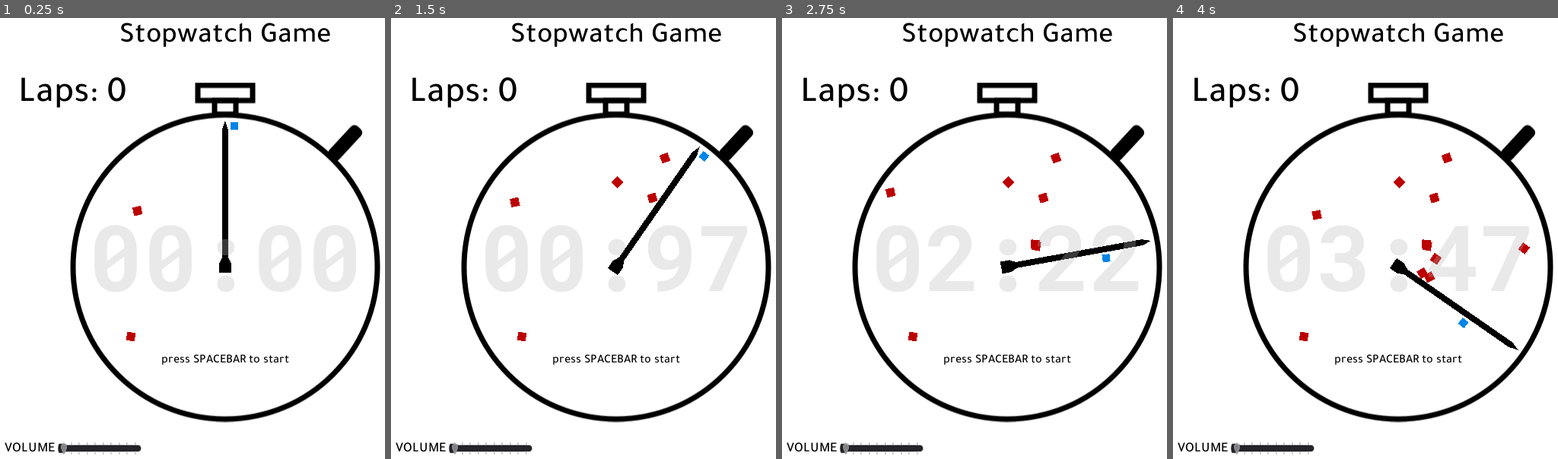
Above: before the commit, frames 1-4 (left to right).
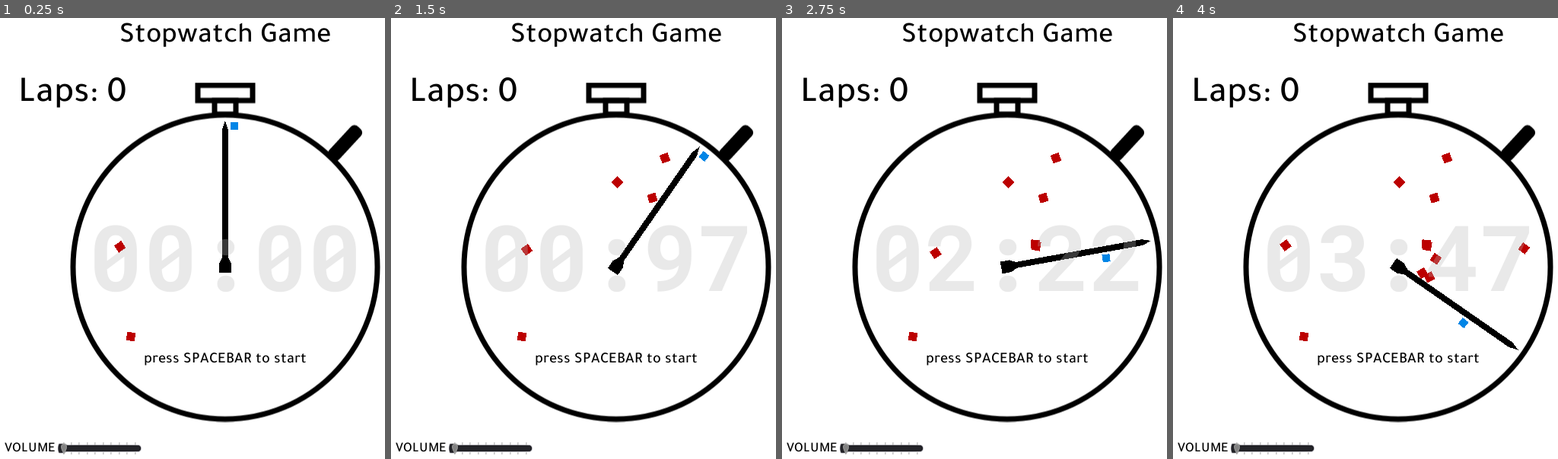
Above: after the commit, the same moments.

Repository: albertnez/10-second-laps
Game: Godot game, scene res://Scenes/GameWrapper.tscn
The game is run twice, just before and just after one commit, with the same random seed, the same clock (stepped at 60 frames per second) and the same inputs.
Inputs:
- Up to frame 1 (0.25 s): no input
- Up to frame 2 (1.5 s): tap Space (action) at 0.5, 0.6, 1.25, 1.35 s
- Up to frame 3 (2.75 s): tap Space (action) at 2, 2.1 s
- Up to frame 4 (4 s): tap Space (action) at 2.75, 2.85, 3.5, 3.6 s

The runs differ from the first frame. In frame 1, 0.6% of the frame differs, in the area x 29-80%, y 42-79%; in frame 2, 0.6%; in frame 3, 0.6%; in frame 4, 0.6%.

Commit message:
Fixing monitoreable enemies

Diff:
--- a/Scenes/Game/Behaviors/FloatingBehavior.gd
+++ b/Scenes/Game/Behaviors/FloatingBehavior.gd
@@ -1,7 +1,8 @@
 extends Node
 
 onready var _enemy : Enemy = get_parent()
+onready var _t := 0.0
 
-func _process(delta: float) -> void:
-	var t = Time.get_ticks_msec() / 1000.0
-	_enemy.move_towards_center(100 * sin(TAU * t * 0.5) * delta)
+func _physics_process(delta: float) -> void:
+	_t += delta
+	_enemy.move_towards_center(100 * sin(TAU * _t * 0.5) * delta)
--- a/Scenes/Game/Player.gd
+++ b/Scenes/Game/Player.gd
@@ -9,7 +9,7 @@
 	pass
 
 
-func _process(delta: float) -> void:
+func _physics_process(delta: float) -> void:
 	if Input.is_action_just_pressed("action") and not _jumping:
 		_speed_y = -JUMPING_SPEED
 		_jumping = true
--- a/Scenes/Game/World.gd
+++ b/Scenes/Game/World.gd
@@ -55,7 +55,7 @@
 
 
 # Called every frame. 'delta' is the elapsed time since the previous frame.
-func _process(delta: float) -> void:
+func _physics_process(delta: float) -> void:
 	match _game_state:
 		GameState.READY:
 			if Input.is_action_just_pressed("action"):
@@ -125,8 +125,8 @@
 
 
 func _on_SweepEntryDetector_area_entered(area: Area2D) -> void:
-	if area.is_in_group("Enemies"):
-		return
+#	if area.is_in_group("Enemies"):
+#		return
 
 	if area.is_in_group("RestartInstructions") and not _restart_instructions_can_be_swept():
 		return
@@ -135,8 +135,11 @@
 
 
 func _on_SweepEntryDetector_area_exited(area: Area2D) -> void:
+
 	if area.is_in_group("Enemies"):
+		area.queue_free()
 		return
+
 	if area.is_in_group("StartInstructions"):
 		area.queue_free()
 		return
@@ -144,6 +147,6 @@
 	if area.is_in_group("RestartInstructions"):
 		if not _restart_instructions_can_be_swept():
 			return
-		area.monitorable = false
+		area.set_deferred("monitorable", false)
 	area.hide()
 	area.z_index = 0
--- a/Scenes/Game/World.tscn
+++ b/Scenes/Game/World.tscn
@@ -11,6 +11,7 @@
 [ext_resource path="res://Assets/Fonts/RobotoMono-Bold.ttf" type="DynamicFontData" id=9]
 
 [sub_resource type="DynamicFont" id=7]
+size = 20
 font_data = ExtResource( 8 )
 
 [sub_resource type="RectangleShape2D" id=6]
@@ -39,30 +40,32 @@
 unique_name_in_owner = true
 position = Vector2( 300, 340 )
 
-[node name="StartInstructions" type="Area2D" parent="ClockCenter" groups=["StartInstructions"]]
+[node name="Instructions" type="Node2D" parent="ClockCenter"]
+
+[node name="StartInstructions" type="Area2D" parent="ClockCenter/Instructions" groups=["StartInstructions"]]
 unique_name_in_owner = true
 position = Vector2( 0, 124 )
 collision_layer = 2
 collision_mask = 0
 
-[node name="InstructionsLabel" type="Label" parent="ClockCenter/StartInstructions"]
+[node name="InstructionsLabel" type="Label" parent="ClockCenter/Instructions/StartInstructions"]
 anchor_left = 0.5
 anchor_top = 0.5
 anchor_right = 0.5
 anchor_bottom = 0.5
-margin_left = -84.0
-margin_top = -8.5
-margin_right = 84.0
-margin_bottom = 8.5
+margin_left = -107.0
+margin_top = -10.5
+margin_right = 107.0
+margin_bottom = 10.5
 grow_horizontal = 0
 custom_colors/font_color = Color( 0, 0, 0, 1 )
 custom_fonts/font = SubResource( 7 )
 text = "press SPACEBAR to start"
 
-[node name="CollisionShape2D" type="CollisionShape2D" parent="ClockCenter/StartInstructions"]
+[node name="CollisionShape2D" type="CollisionShape2D" parent="ClockCenter/Instructions/StartInstructions"]
 shape = SubResource( 6 )
 
-[node name="RestartInstructions" type="Area2D" parent="ClockCenter" groups=["RestartInstructions"]]
+[node name="RestartInstructions" type="Area2D" parent="ClockCenter/Instructions" groups=["RestartInstructions"]]
 unique_name_in_owner = true
 visible = false
 position = Vector2( 0, 124 )
@@ -70,21 +73,21 @@
 collision_mask = 0
 monitorable = false
 
-[node name="InstructionsLabel" type="Label" parent="ClockCenter/RestartInstructions"]
+[node name="InstructionsLabel" type="Label" parent="ClockCenter/Instructions/RestartInstructions"]
 anchor_left = 0.5
 anchor_top = 0.5
 anchor_right = 0.5
 anchor_bottom = 0.5
-margin_left = -91.5
-margin_top = -8.5
-margin_right = 91.5
-margin_bottom = 8.5
+margin_left = -116.0
+margin_top = -10.5
+margin_right = 116.0
+margin_bottom = 10.5
 grow_horizontal = 0
 custom_colors/font_color = Color( 0, 0, 0, 1 )
 custom_fonts/font = SubResource( 7 )
 text = "press SPACEBAR to restart"
 
-[node name="CollisionShape2D" type="CollisionShape2D" parent="ClockCenter/RestartInstructions"]
+[node name="CollisionShape2D" type="CollisionShape2D" parent="ClockCenter/Instructions/RestartInstructions"]
 shape = SubResource( 6 )
 
 [node name="InsideCounter" type="Node2D" parent="ClockCenter"]
@@ -119,11 +122,7 @@
 position = Vector2( -124, 92 )
 
 [node name="Enemy2" parent="ClockCenter/EnemySpawner" instance=ExtResource( 1 )]
-position = Vector2( -107, -68 )
-collision_layer = 1
-collision_mask = 1
-monitoring = true
-monitorable = true
+position = Vector2( -148, -28 )
 
 [node name="ClockRotation" type="Node2D" parent="ClockCenter"]
 unique_name_in_owner = true
